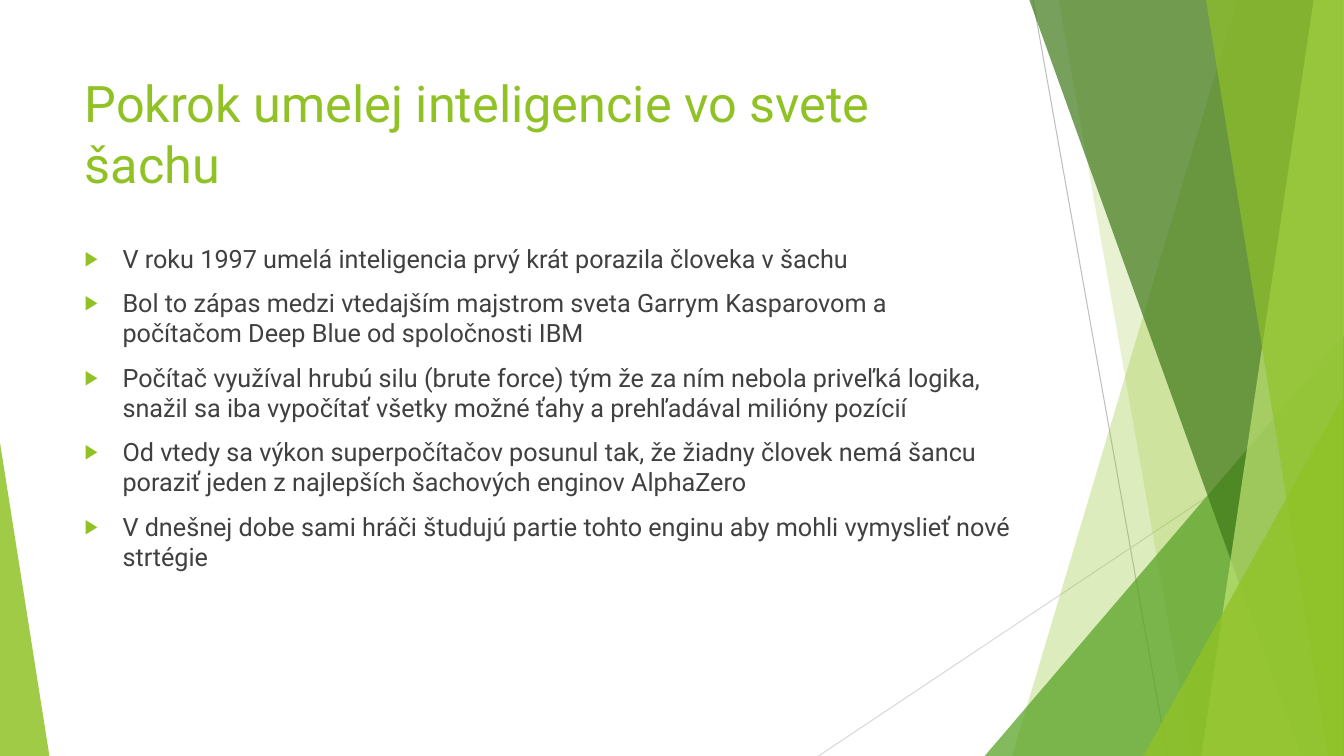
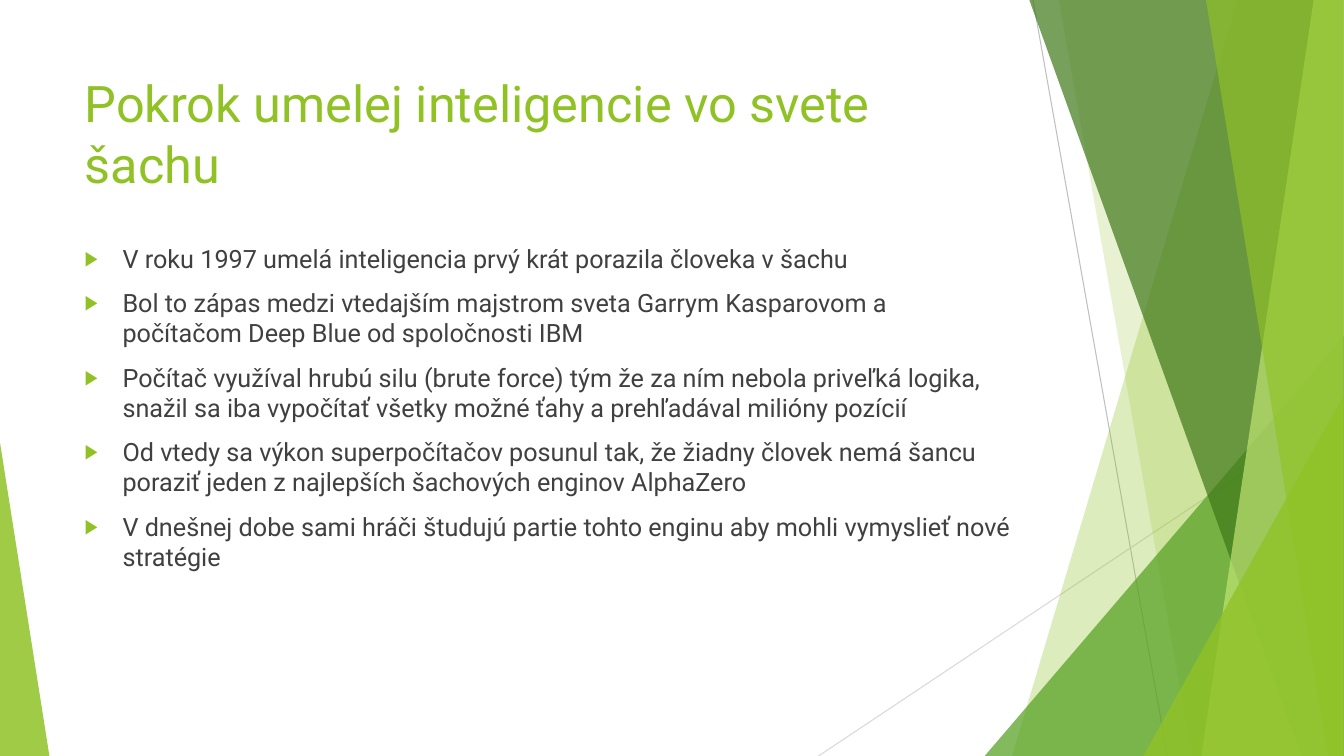
Before and after one commit to MeheheCedy22/MIP, a slide deck: slide 7 of Vplyv umelej inteligencie na sach - Cederle Marek.pptx. Drawn at 1344x756 pixels with LibreOffice and Linux fonts; fonts in the diff are those of the drawing. Boxes give left, top, right and bottom in pixels: in the first picture for what was removed or moved away, otherwise in the second. Text is boxed around its words. In the diff, an @@ line names an element or a change of style, - is before the commit and + after.

```diff
--- a/Vplyv umelej inteligencie na sach - Cederle Marek.pptx
+++ b/Vplyv umelej inteligencie na sach - Cederle Marek.pptx
@@ text at [123,515,1009,572]: text changed @@
-▶ V dnešnej dobe sami hráči študujú partie tohto enginu aby mohli vymyslieť nové strtégie
+▶ V dnešnej dobe sami hráči študujú partie tohto enginu aby mohli vymyslieť nové stratégie
```
Also in this commit, not shown: 3 other slides changed.
